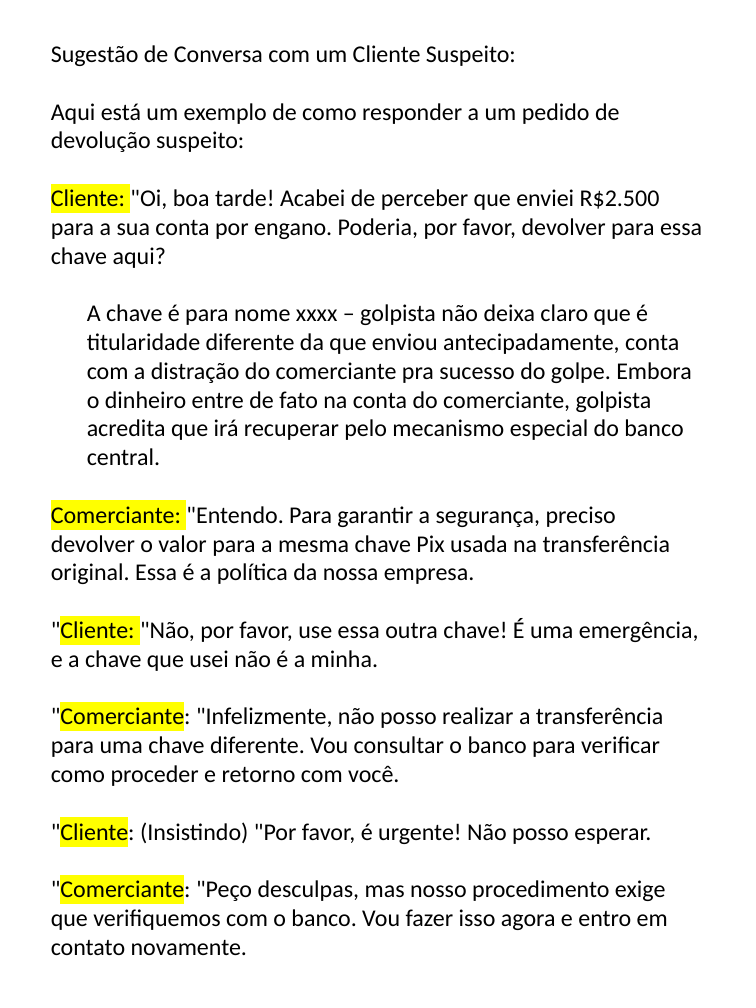
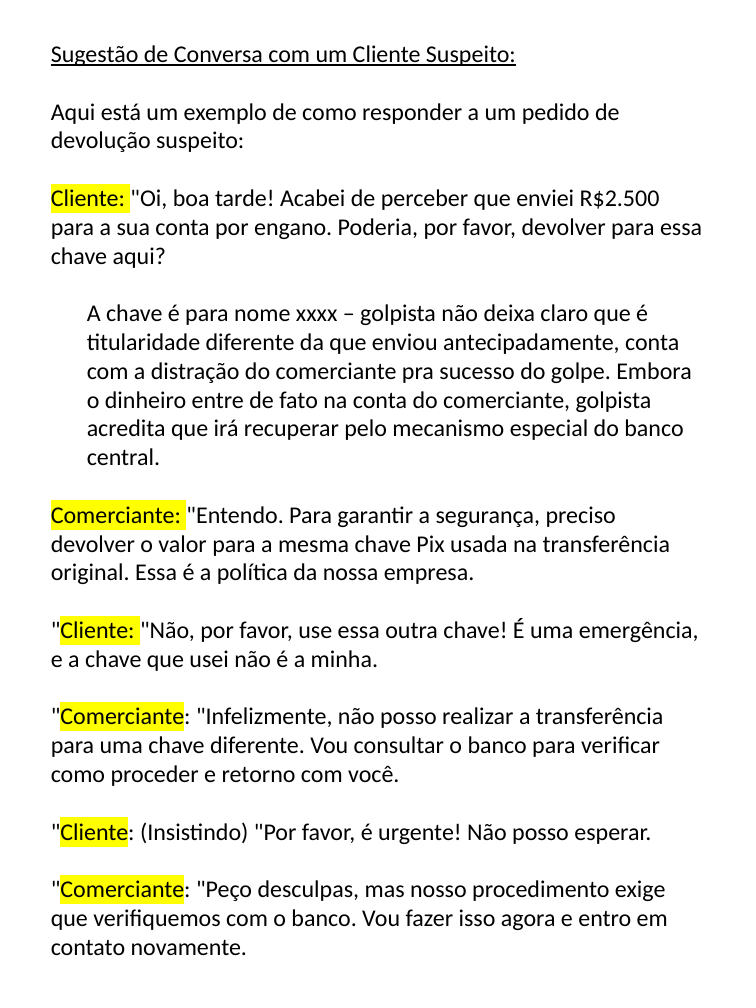
Before and after one commit to andresilveira1980/book-inteligencia-artificial-dio, a slide deck: slide 8 of e-book.pptx. Drawn at 756x1008 pixels with LibreOffice and Linux fonts; fonts in the diff are those of the drawing. Boxes give left, top, right and bottom in pixels: in the first picture for what was removed or moved away, otherwise in the second. Text is boxed around its words. In the diff, an @@ line names an element or a change of style, - is before the commit and + after.

```diff
--- a/e-book.pptx
+++ b/e-book.pptx
@@ text at [51,45,516,66]: underline on in "Sugestão de Conversa com um Cliente Suspeito:" @@
```
Also in this commit, not shown: 4 other slides changed, 5 slides added.
